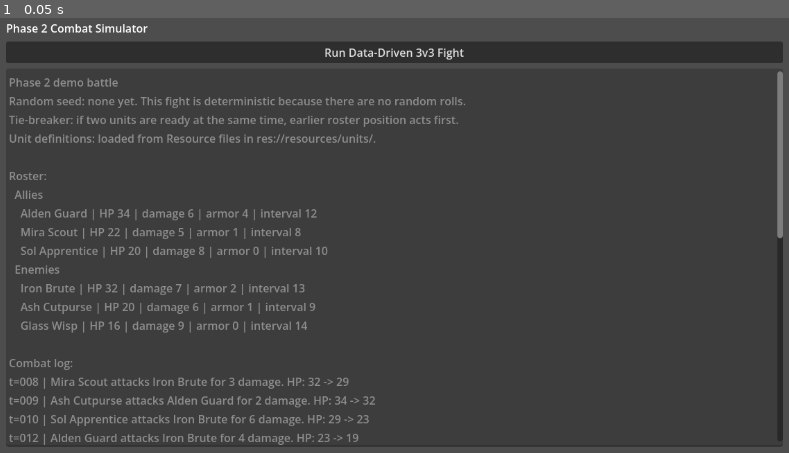
Above: before the commit, frame 1.
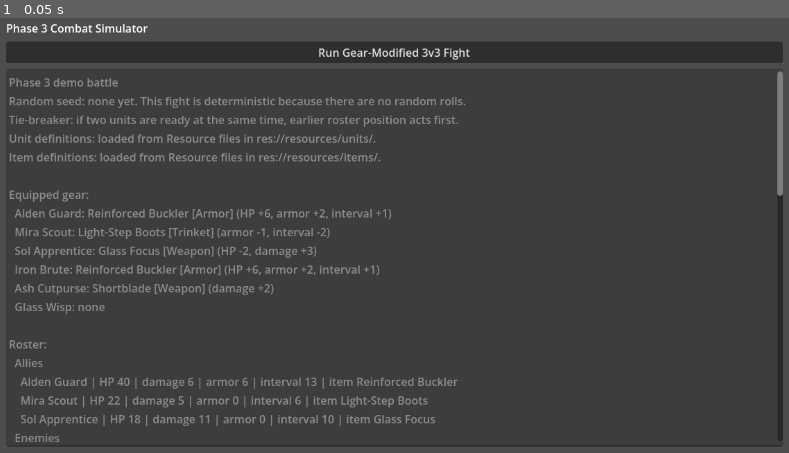
Above: after the commit, the same moment.

Repository: aqvm/clockwork-company
Game: Godot game, scene res://scenes/combat_test_scene.tscn
Two runs of this game, one before a commit and one after it. Both use one fixed random seed, a clock stepped at 60 frames per second and the inputs below.
Inputs:
- Up to frame 1 (0.05 s): no input

The runs differ from the first frame. In frame 1, 5.3% of the frame differs, in the area x 1-100%, y 1-99%.

Commit message:
Implement phase 3 basic gear

Diff:
--- /dev/null
+++ b/clockwork-company/resources/items/glass_focus.tres
@@ -0,0 +1,10 @@
+[gd_resource type="Resource" script_class="ItemDefinition" load_steps=2 format=3]
+
+[ext_resource type="Script" path="res://scripts/data/item_definition.gd" id="1_focus"]
+
+[resource]
+script = ExtResource("1_focus")
+display_name = "Glass Focus"
+slot = "Weapon"
+max_hp_modifier = -2
+damage_modifier = 3
--- /dev/null
+++ b/clockwork-company/resources/items/light_step_boots.tres
@@ -0,0 +1,10 @@
+[gd_resource type="Resource" script_class="ItemDefinition" load_steps=2 format=3]
+
+[ext_resource type="Script" path="res://scripts/data/item_definition.gd" id="1_boots"]
+
+[resource]
+script = ExtResource("1_boots")
+display_name = "Light-Step Boots"
+slot = "Trinket"
+armor_modifier = -1
+action_interval_modifier = -2
--- /dev/null
+++ b/clockwork-company/resources/items/reinforced_buckler.tres
@@ -0,0 +1,11 @@
+[gd_resource type="Resource" script_class="ItemDefinition" load_steps=2 format=3]
+
+[ext_resource type="Script" path="res://scripts/data/item_definition.gd" id="1_buckler"]
+
+[resource]
+script = ExtResource("1_buckler")
+display_name = "Reinforced Buckler"
+slot = "Armor"
+max_hp_modifier = 6
+armor_modifier = 2
+action_interval_modifier = 1
--- /dev/null
+++ b/clockwork-company/resources/items/shortblade.tres
@@ -0,0 +1,9 @@
+[gd_resource type="Resource" script_class="ItemDefinition" load_steps=2 format=3]
+
+[ext_resource type="Script" path="res://scripts/data/item_definition.gd" id="1_shortblade"]
+
+[resource]
+script = ExtResource("1_shortblade")
+display_name = "Shortblade"
+slot = "Weapon"
+damage_modifier = 2
--- a/clockwork-company/scenes/combat_test_scene.tscn
+++ b/clockwork-company/scenes/combat_test_scene.tscn
@@ -29,12 +29,12 @@
 
 [node name="TitleLabel" type="Label" parent="MarginContainer/VBoxContainer" unique_id=1742556195]
 layout_mode = 2
-text = "Phase 2 Combat Simulator"
+text = "Phase 3 Combat Simulator"
 
 [node name="RunButton" type="Button" parent="MarginContainer/VBoxContainer" unique_id=1860827549]
 unique_name_in_owner = true
 layout_mode = 2
-text = "Run Data-Driven 3v3 Fight"
+text = "Run Gear-Modified 3v3 Fight"
 
 [node name="CombatLog" type="TextEdit" parent="MarginContainer/VBoxContainer" unique_id=969021937]
 unique_name_in_owner = true
--- a/clockwork-company/scripts/combat/combat_simulator.gd
+++ b/clockwork-company/scripts/combat/combat_simulator.gd
@@ -18,6 +18,14 @@
 	preload("res://resources/units/iron_brute.tres"),
 	preload("res://resources/units/ash_cutpurse.tres"),
 	preload("res://resources/units/glass_wisp.tres"),
+]
+const DEMO_EQUIPPED_ITEMS: Array = [
+	preload("res://resources/items/reinforced_buckler.tres"),
+	preload("res://resources/items/light_step_boots.tres"),
+	preload("res://resources/items/glass_focus.tres"),
+	preload("res://resources/items/reinforced_buckler.tres"),
+	preload("res://resources/items/shortblade.tres"),
+	null,
 ]
 
 
@@ -35,21 +43,30 @@
 	var action_interval := 10
 	var next_action_time := 10
 	var slot_index := 0
+	var equipped_item: ItemDefinition = null
 
 	# `func` declares a function. `_init` is Godot's constructor hook, called
 	# when code uses `UnitState.new(...)`. The text after `:` gives parameter
 	# types, and `-> void` means this function does not return a value.
-	func _init(definition: UnitDefinition, unit_slot_index: int) -> void:
+	func _init(definition: UnitDefinition, unit_slot_index: int, equipped_item_definition: ItemDefinition = null) -> void:
 		# Dot syntax reads exported properties from the UnitDefinition Resource.
 		unit_name = definition.display_name
 		team = definition.team
 		max_hp = definition.max_hp
-		hp = max_hp
 		damage = definition.damage
 		armor = definition.armor
 		action_interval = definition.action_interval
+		slot_index = unit_slot_index
+		equipped_item = equipped_item_definition
+
+		if equipped_item != null:
+			max_hp = max(1, max_hp + equipped_item.max_hp_modifier)
+			damage = max(1, damage + equipped_item.damage_modifier)
+			armor = max(0, armor + equipped_item.armor_modifier)
+			action_interval = max(1, action_interval + equipped_item.action_interval_modifier)
+
+		hp = max_hp
 		next_action_time = action_interval
-		slot_index = unit_slot_index
 
 	# `-> bool` means callers should expect this function to return true or false.
 	func is_alive() -> bool:
@@ -68,10 +85,13 @@
 
 	# Dot syntax calls a method on an object. `append(...)` adds one item to the
 	# end of the array.
-	log.append("Phase 2 demo battle")
+	log.append("Phase 3 demo battle")
 	log.append("Random seed: none yet. This fight is deterministic because there are no random rolls.")
 	log.append("Tie-breaker: if two units are ready at the same time, earlier roster position acts first.")
 	log.append("Unit definitions: loaded from Resource files in res://resources/units/.")
+	log.append("Item definitions: loaded from Resource files in res://resources/items/.")
+	log.append("")
+	_append_gear_summary(log, units)
 	log.append("")
 	_append_roster(log, units)
 	log.append("")
@@ -121,8 +141,17 @@
 	# `for ... in ...` loops over each value in a collection. `DEMO_UNIT_DEFINITIONS.size()`
 	# returns an integer, and Godot treats that as the range `0` through `size - 1`.
 	for index in DEMO_UNIT_DEFINITIONS.size():
-		units.append(UnitState.new(DEMO_UNIT_DEFINITIONS[index], index))
+		units.append(UnitState.new(DEMO_UNIT_DEFINITIONS[index], index, DEMO_EQUIPPED_ITEMS[index]))
 	return units
+
+
+func _append_gear_summary(log: Array[String], units: Array) -> void:
+	log.append("Equipped gear:")
+	for unit: UnitState in units:
+		if unit.equipped_item == null:
+			log.append("  %s: none" % unit.unit_name)
+		else:
+			log.append("  %s: %s" % [unit.unit_name, _describe_item(unit.equipped_item)])
 
 
 func _append_roster(log: Array[String], units: Array) -> void:
@@ -135,8 +164,8 @@
 		for unit: UnitState in units:
 			if unit.team == team:
 				log.append(
-					"    %s | HP %d | damage %d | armor %d | interval %d"
-					% [unit.unit_name, unit.max_hp, unit.damage, unit.armor, unit.action_interval]
+					"    %s | HP %d | damage %d | armor %d | interval %d | item %s"
+					% [unit.unit_name, unit.max_hp, unit.damage, unit.armor, unit.action_interval, _item_name_or_none(unit)]
 				)
 
 
@@ -189,6 +218,50 @@
 	return TEAM_ALLY
 
 
+func _item_name_or_none(unit: UnitState) -> String:
+	if unit.equipped_item == null:
+		return "none"
+
+	return unit.equipped_item.display_name
+
+
+func _describe_item(item: ItemDefinition) -> String:
+	return "%s [%s] (%s)" % [item.display_name, item.slot, _describe_item_modifiers(item)]
+
+
+func _describe_item_modifiers(item: ItemDefinition) -> String:
+	var parts: Array[String] = []
+	_append_modifier_text(parts, "HP", item.max_hp_modifier)
+	_append_modifier_text(parts, "damage", item.damage_modifier)
+	_append_modifier_text(parts, "armor", item.armor_modifier)
+	_append_modifier_text(parts, "interval", item.action_interval_modifier)
+
+	if parts.is_empty():
+		return "no stat changes"
+
+	return _join_text_parts(parts, ", ")
+
+
+func _append_modifier_text(parts: Array[String], label: String, amount: int) -> void:
+	if amount == 0:
+		return
+
+	if amount > 0:
+		parts.append("%s +%d" % [label, amount])
+	else:
+		parts.append("%s %d" % [label, amount])
+
+
+func _join_text_parts(parts: Array[String], separator: String) -> String:
+	var text := ""
+	for part in parts:
+		if not text.is_empty():
+			text += separator
+		text += part
+
+	return text
+
+
 func _build_result_line(units: Array, actions_taken: int) -> String:
 	if _team_has_living_unit(units, TEAM_ALLY) and not _team_has_living_unit(units, TEAM_ENEMY):
 		return "Result: Allies win after %d actions." % actions_taken
--- /dev/null
+++ b/clockwork-company/scripts/data/item_definition.gd
@@ -0,0 +1,10 @@
+extends Resource
+
+class_name ItemDefinition
+
+@export var display_name := ""
+@export_enum("Weapon", "Armor", "Trinket") var slot := "Weapon"
+@export var max_hp_modifier := 0
+@export var damage_modifier := 0
+@export var armor_modifier := 0
+@export var action_interval_modifier := 0
Not shown, added: clockwork-company/scripts/data/item_definition.gd.uid
Not shown, changed: ARCHITECTURE.md
Not shown, changed: DESIGN_NOTES.md
Not shown, changed: LEARNING_LOG.md
